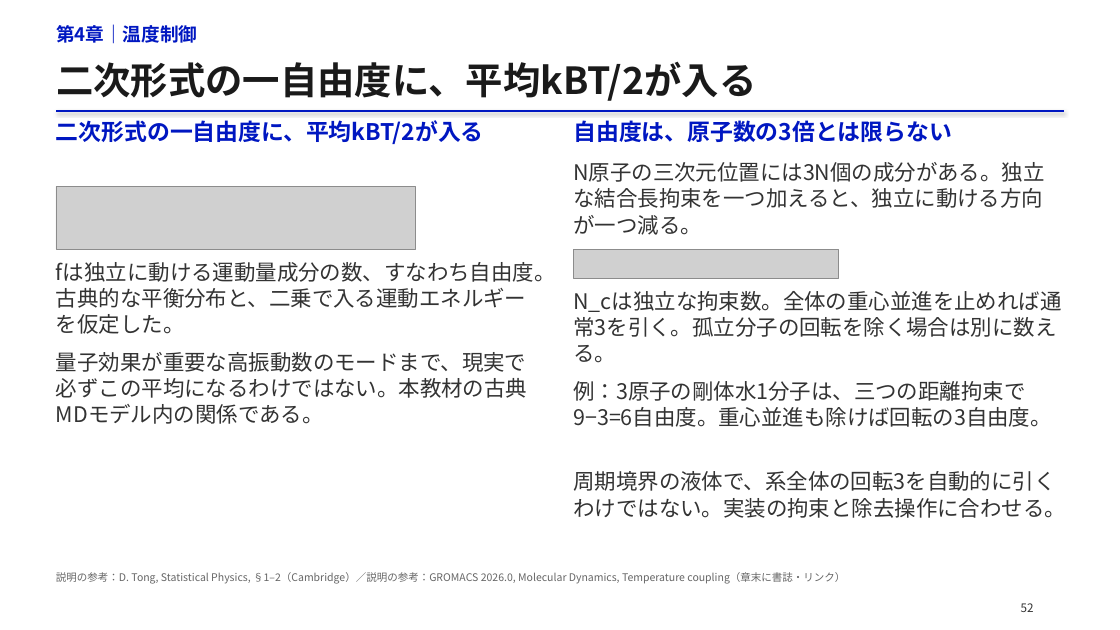
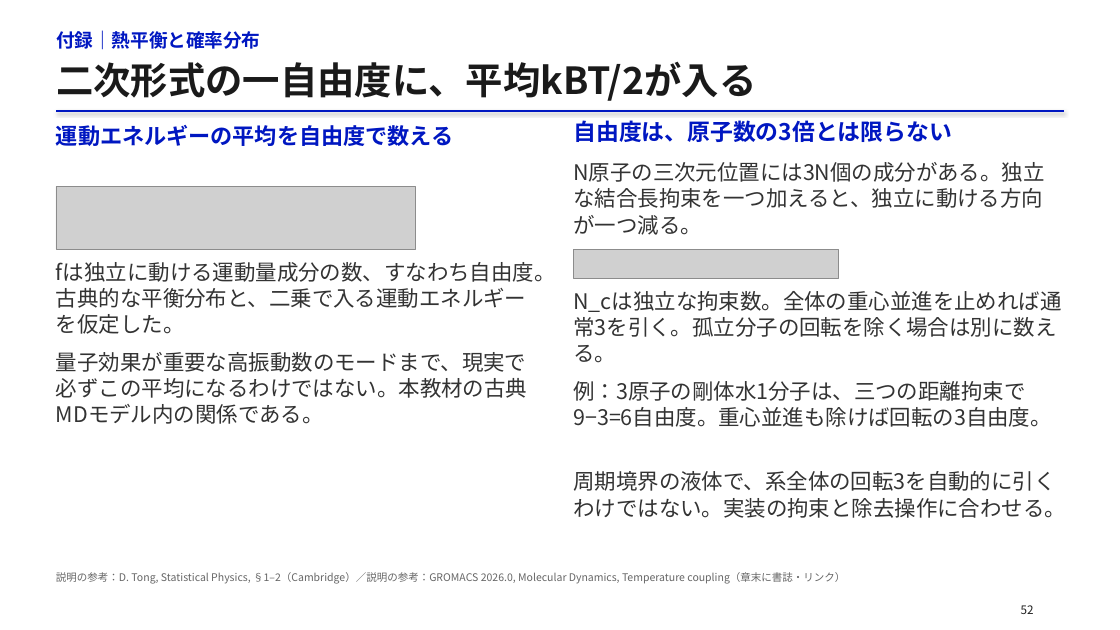
Before and after one commit to matsunagalab/lecture_bioinfo, a slide deck: slide 52 of 09_分子の相互作用と構造の安定性/09_分子の相互作用と構造の安定性.pptx. Drawn at 1120x630 pixels with LibreOffice and Linux fonts; fonts in the diff are those of the drawing; grey boxes stand for pictures. Boxes give left, top, right and bottom in pixels: in the first picture for what was removed or moved away, otherwise in the second. Text is boxed around its words. In the diff, an @@ line names an element or a change of style, - is before the commit and + after.

```diff
--- a/09_分子の相互作用と構造の安定性/09_分子の相互作用と構造の安定性.pptx
+++ b/09_分子の相互作用と構造の安定性/09_分子の相互作用と構造の安定性.pptx
@@ text at (x1=56, y1=30, x2=261, y2=50): text changed @@
-第4章｜温度制御
+付録｜熱平衡と確率分布
@@ text at (x1=56, y1=125, x2=453, y2=146): text changed; size 19.5 to 19 pt @@
-二次形式の一自由度に、平均kBT/2が入る
+運動エネルギーの平均を自由度で数える
@@ text "52" at (x1=1021, y1=605, x2=1034, y2=614): text colour #333333 to #202020 @@
```
Also in this commit, not shown: 51 other slides changed, 2 slides added, 2 slides removed, 2 other files.
